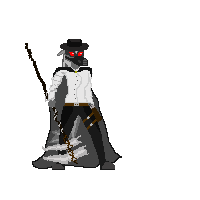
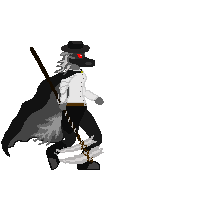
Revision of a layered w=200, h=200 image; what changed, layer by layer:
moved "Legs" (1st of 7, in "Phrixus_Standing_1") into group "Phrixus_Standing_1", painted on it over bbox(52, 103, 122, 170)
added group "Phrixus_Running_2" with 16 layers above "Phrixus_Running_1" over bbox(1, 41, 115, 170)
added layer "Scythe" (2nd of 7, in "Phrixus_Running_2") in group "Phrixus_Running_2" over bbox(30, 47, 104, 164)
added layer "Body" (2nd of 7, in "Phrixus_Running_2") in group "Phrixus_Running_2" over bbox(66, 66, 87, 103)
added layer "Legs" (2nd of 7, in "Phrixus_Running_2") in group "Phrixus_Running_2" over bbox(46, 103, 87, 170)
added layer "LeftLeg" (1st of 2, in "Phrixus_Running_2") in group "Phrixus_Running_2" over bbox(77, 107, 102, 170)
added layer "Tail" (2nd of 7, in "Phrixus_Running_2") in group "Phrixus_Running_2" over bbox(31, 107, 70, 146)
added layer "Cape-Back" (2nd of 5, in "Phrixus_Running_2") in group "Phrixus_Running_2" over bbox(1, 71, 79, 157)
added group "Phrixus_Running_1" with 16 layers above "Phrixus_Standing_2" over bbox(1, 41, 115, 170)
added layer "Scythe" (3rd of 7, in "Phrixus_Running_1") in group "Phrixus_Running_1" over bbox(30, 47, 104, 164)
added layer "Legs" (3rd of 7, in "Phrixus_Running_1") in group "Phrixus_Running_1" over bbox(46, 103, 87, 170)
added layer "LeftLeg" (2nd of 2, in "Phrixus_Running_1") in group "Phrixus_Running_1" over bbox(77, 107, 102, 170)
added layer "Tail" (3rd of 7, in "Phrixus_Running_1") in group "Phrixus_Running_1" over bbox(31, 107, 70, 146)
added layer "Cape-Back" (3rd of 5, in "Phrixus_Running_1") in group "Phrixus_Running_1" over bbox(1, 71, 79, 157)
hid group "Phrixus_Standing_5" (12 layers) over bbox(25, 39, 122, 170)
painted on "R-Arm" (7th of 7, in "Phrixus_Standing_5") over bbox(45, 68, 67, 107)
painted on "Scythe" (7th of 7, in "Phrixus_Standing_5") over bbox(25, 42, 89, 164)
painted on "Body" (7th of 7, in "Phrixus_Standing_5") over bbox(58, 61, 92, 99)
…and 25 more changes (19 added, 6 painted)
